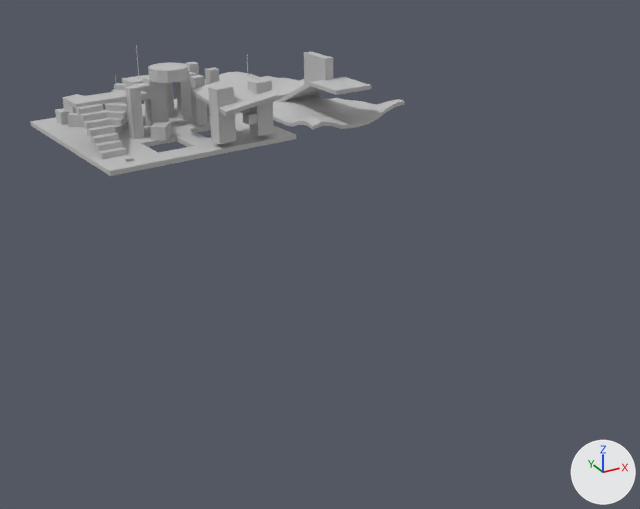
What one commit did to the glTF model models/vbn.glb.
Both versions are drawn from a 50 mm camera at (-14.5, -43.8, 12.8) aimed at (4.9, -8.6, -4.9). Lighting does not change. The marker at lower right points along +X, +Y and +Z. The picture after the commit comes second. Vertices at exactly the same position are counted once.
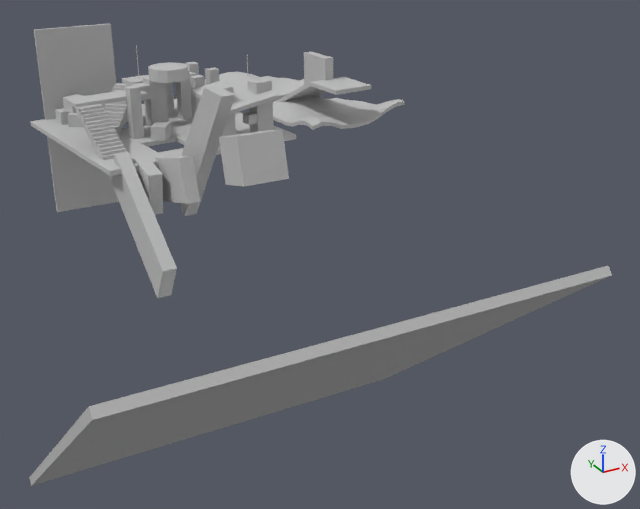
Location of each change, [x1, y1, x2, y2] in pixels of the pictures (640 x 509 px):
'Cube', reshaped (56% wider, 252% taller)
    before: [30, 45, 404, 176]
    after: [29, 23, 612, 486]
part 1 of me_cube_mesh, added
    after: [34, 23, 119, 212]
part 2 of me_cube_mesh, added
    after: [100, 152, 122, 160]
part 3 of me_cube_mesh, added
    after: [96, 144, 124, 156]
part 4 of me_cube_mesh, added
    after: [92, 137, 120, 148]
part 5 of me_cube_mesh, added
    after: [88, 129, 116, 140]
part 6 of me_cube_mesh, added
    after: [84, 122, 112, 133]
part 7 of me_cube_mesh, added
    after: [80, 115, 108, 126]
part 8 of me_cube_mesh, added
    after: [77, 108, 105, 119]
part 9 of me_cube_mesh, added
    after: [112, 86, 289, 298]
part 10 of me_cube_mesh, added
    after: [29, 266, 612, 486]

The change, as a list of edits to the scene's bpy script:
```text
Change me_cube_mesh:
    used by ob_cube; location = (0.0, 0.0, 0.0)
    remove me_cube_mesh.from_pydata(...)  # 892 vertices, 1632 faces; spans x -5.8..12.5, y -6.2..9.3, z -0.2..4.1
    add me_cube_mesh.from_pydata(...)  # 1060 vertices, 1884 faces; spans x -10.0..12.5, y -22.3..9.3, z -14.4..5.0
    me_cube_mesh part 1: a new loose piece, a box spanning x -5.0..-1.0, y 3.9..4.1, z -5.0..5.0, in mat_default (grey #bebebe)
    me_cube_mesh part 2: the loose piece of 8 vertices spanning x -4.4..-3.1, y -4.3..-3.8, z 0.2..0.6 is copied, and the copy is moved by (0.0, -0.2, -0.1); it spans x -4.4..-3.1, y -4.5..-4.0, z 0.1..0.4
    me_cube_mesh part 3: the loose piece of 8 vertices spanning x -4.4..-3.2, y -4.0..-3.4, z 0.5..0.8 is copied, and the copy is moved by (0.0, -0.2, -0.1); it spans x -4.4..-3.2, y -4.2..-3.6, z 0.4..0.7
    me_cube_mesh part 4: the loose piece of 8 vertices spanning x -4.5..-3.2, y -3.6..-3.0, z 0.8..1.1 is copied, and the copy is moved by (0.0, -0.2, -0.1); it spans x -4.5..-3.2, y -3.8..-3.2, z 0.6..1.0
    me_cube_mesh part 5: the loose piece of 8 vertices spanning x -4.5..-3.3, y -3.2..-2.6, z 1.1..1.4 is copied, and the copy is moved by (0.0, -0.2, -0.1); it spans x -4.5..-3.3, y -3.4..-2.8, z 0.9..1.2
    me_cube_mesh part 6: the loose piece of 8 vertices spanning x -4.6..-3.3, y -2.8..-2.2, z 1.3..1.6 is copied, and the copy is moved by (0.0, -0.2, -0.1); it spans x -4.6..-3.3, y -3.0..-2.4, z 1.2..1.5
    me_cube_mesh part 7: the loose piece of 8 vertices spanning x -4.6..-3.3, y -2.4..-1.9, z 1.6..1.9 is copied, and the copy is moved by (0.0, -0.2, -0.1); it spans x -4.6..-3.3, y -2.6..-2.1, z 1.5..1.8
    me_cube_mesh part 8: the loose piece of 8 vertices spanning x -4.6..-3.4, y -2.1..-1.5, z 1.8..2.2 is copied, and the copy is moved by (0.0, -0.2, -0.1); it spans x -4.6..-3.4, y -2.3..-1.7, z 1.7..2.0
    me_cube_mesh part 9: 40 vertices added at x -4.0..1.0, y -13.0..-3.8, z -4.5..4.2
    me_cube_mesh part 10: 8 vertices added at x -10.0..10.0, y -22.3..-6.7, z -14.4..-1.2
    other edits to the shape of me_cube_mesh do not show in these pictures
```
